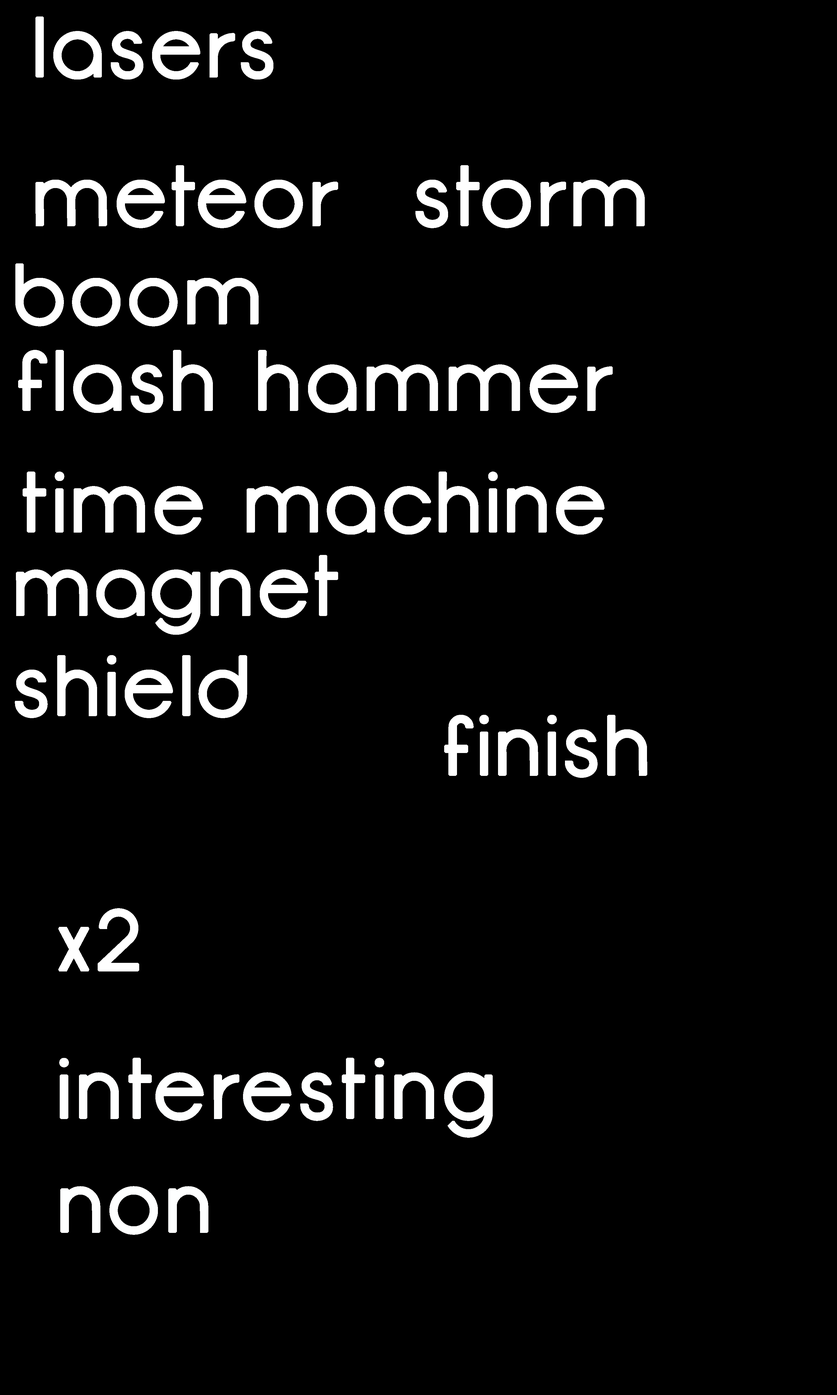
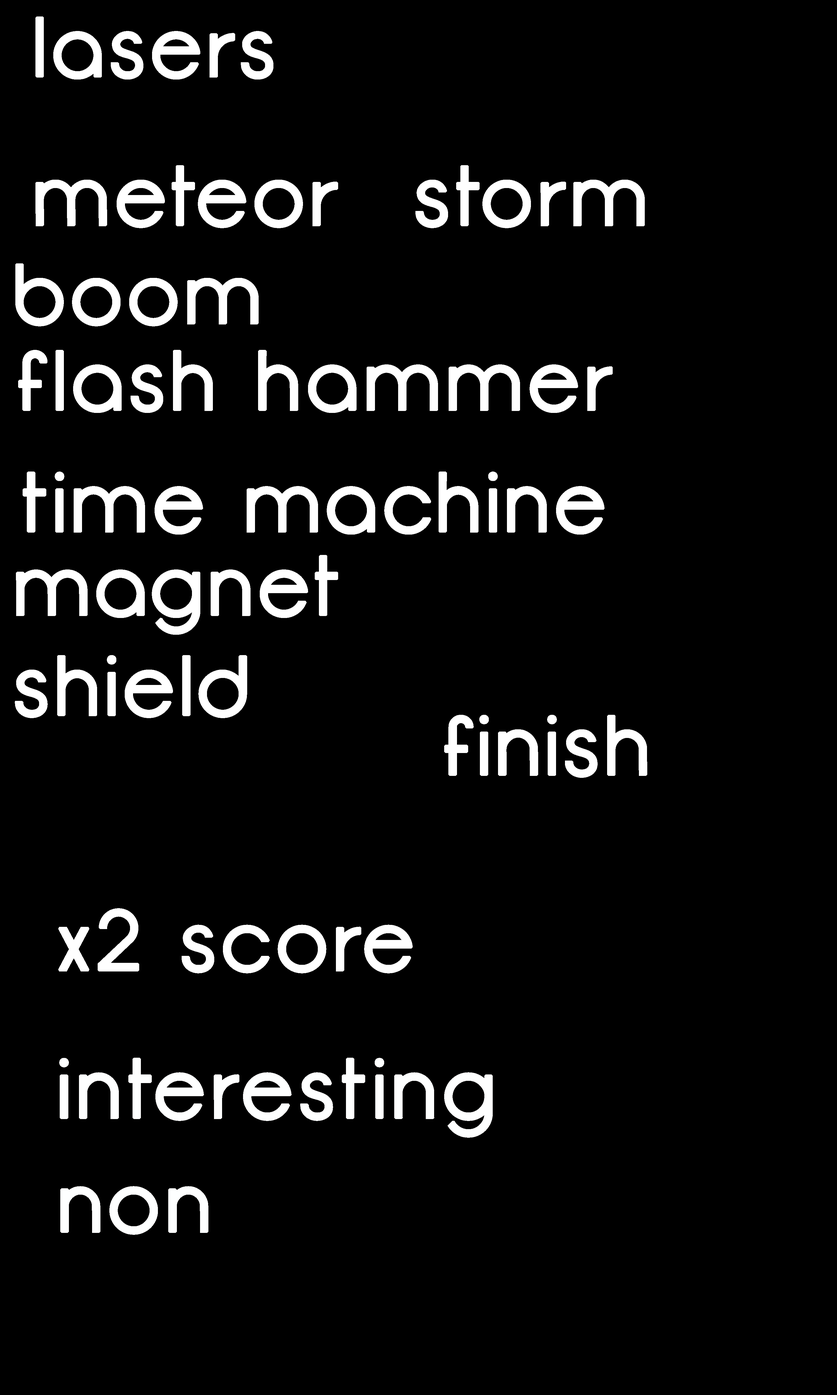
Comparing the layer stacks of the two 837×1395 images. Changes:
showed group "Group 1" (11 layers) over [181, 523, 413, 974]
renamed "x2" to "x2 score", showed it, painted on it over [181, 924, 413, 974]
renamed "x2 copy" to "x2 score copy", hid it, moved it above "meteor storm", painted on it over [181, 924, 413, 974]
